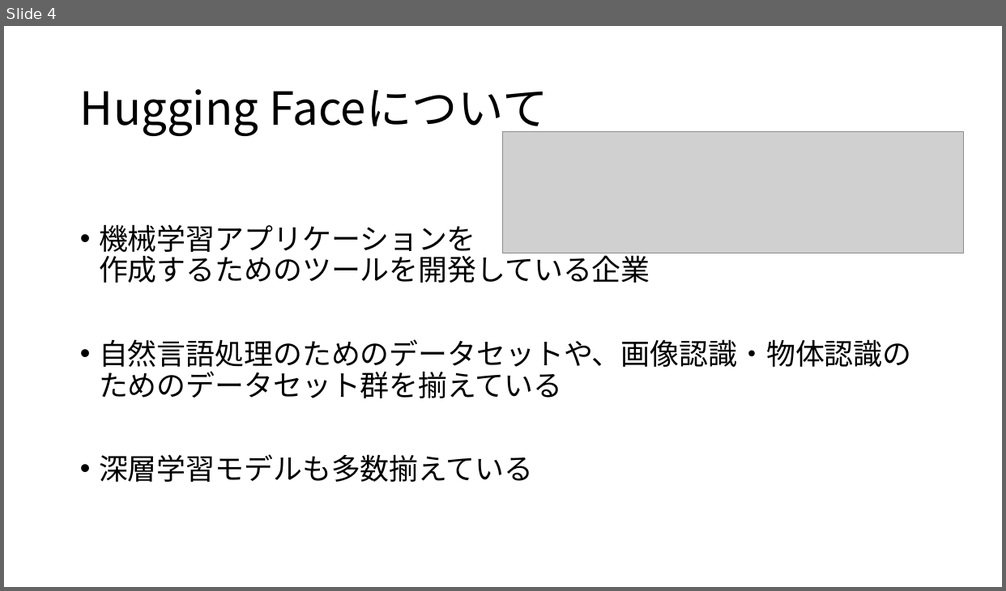
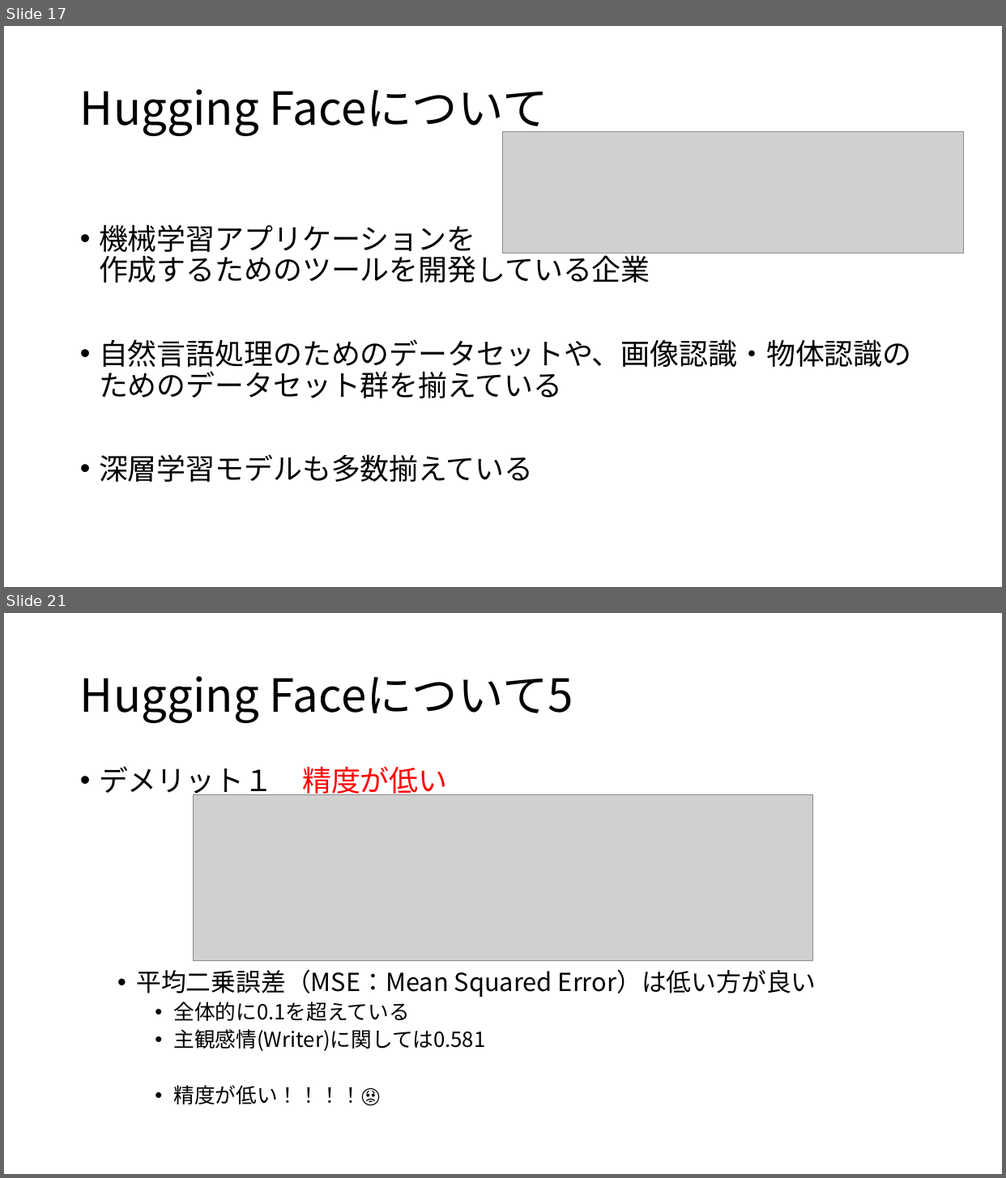
Before and after one commit to leggings8942/my_topic_model, a slide deck: 説明用資料.pptx. Shown one above the other, each under a label of ours: slide 4 before the commit, slides 17 and 21 after it; the slides between them are not shown. The pictures are 1006x591 and 1006x1178 pixels, drawn with LibreOffice and Linux fonts; fonts in the diff are those of the drawing; grey boxes stand for pictures. Boxes give left, top, right and bottom in pixels: in the first picture for what was removed or moved away, otherwise in the second. Text is boxed around its words. In the diff, an @@ line names an element or a change of style, - is before the commit and + after.

Commit message:
パワポ共有のためのコミット

```diff
--- a/説明用資料.pptx
+++ b/説明用資料.pptx
@@ slide 21 added at [4, 613, 1002, 1174], background #FFFFFF @@
@@ title added at [80, 676, 573, 723], 44 pt, text #000000 @@
+Hugging Faceについて5
@@ text added at [99, 766, 816, 1106], 20 pt, text #000000 @@
+• デメリット１ 精度が低い
+  • 平均二乗誤差（MSE：Mean Squared Error）は低い方が良い
+    • 全体的に0.1を超えている
+    • 主観感情(Writer)に関しては0.581
+    • 精度が低い！！！！😟
@@ picture added at [194, 795, 812, 961] @@
@@ what was slide 4 is now slide 17 @@
```
Also in this commit, not shown: 3 slides changed, 18 other slides added.
